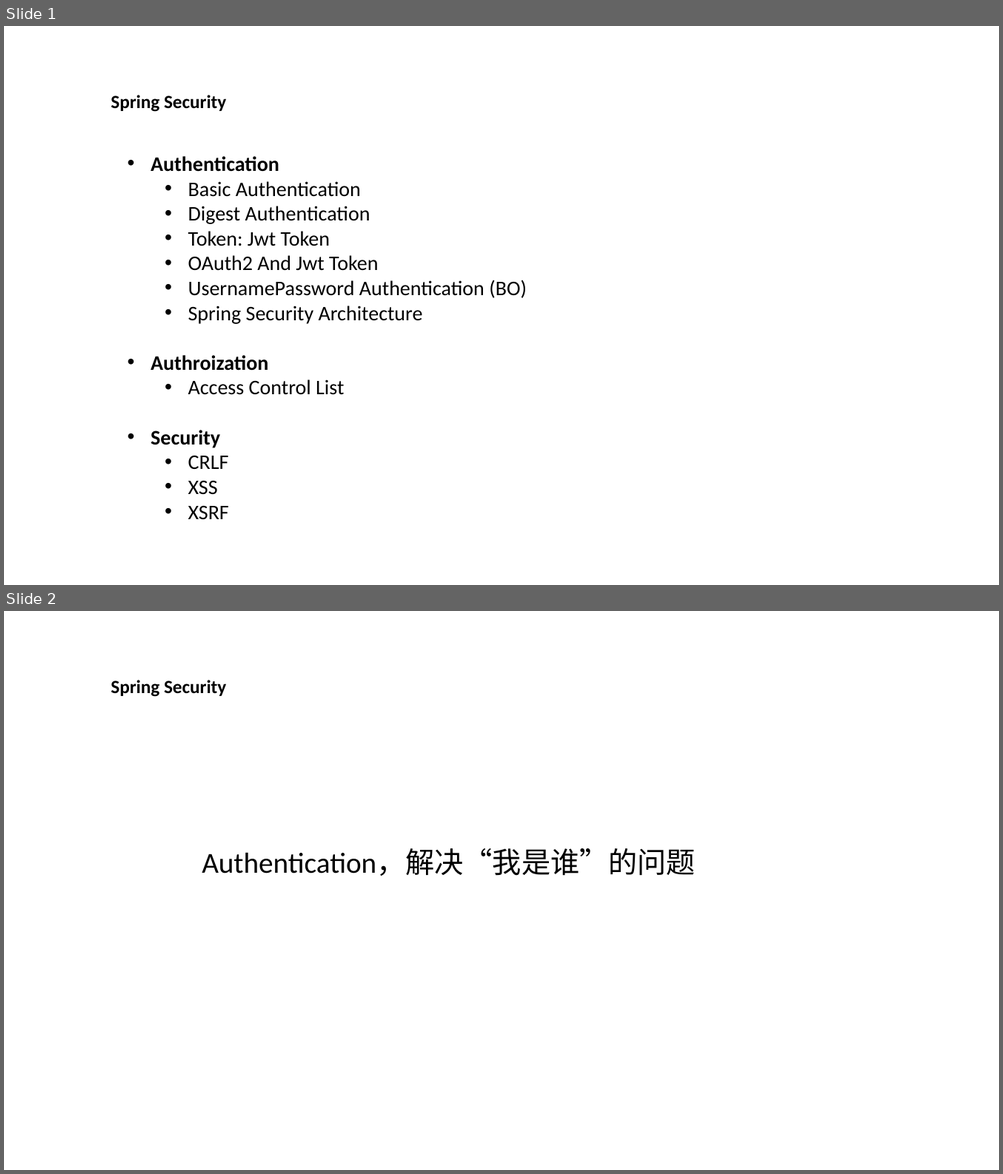
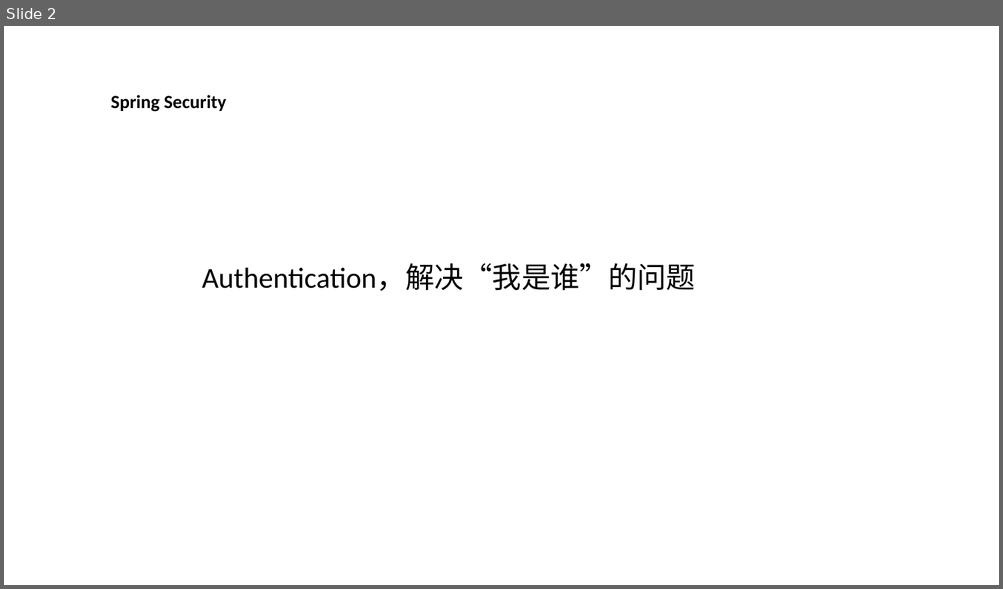
Before and after one commit to plumnx/DIALY, a slide deck: 2020-7-13-----Spring Security Report/Spring Security.pptx. Shown one above the other, each under a label of ours: slides 1 and 2 before the commit, slide 2 after it. The pictures are 1003x1174 and 1003x589 pixels, drawn with LibreOffice and Linux fonts; fonts in the diff are those of the drawing. Boxes give left, top, right and bottom in pixels: in the first picture for what was removed or moved away, otherwise in the second. Text is boxed around its words. In the diff, an @@ line names an element or a change of style, - is before the commit and + after.

```diff
--- a/2020-7-13-----Spring Security Report/Spring Security.pptx
+++ b/2020-7-13-----Spring Security Report/Spring Security.pptx
@@ slide 1 removed at (x1=4, y1=26, x2=999, y2=585), background #FFFFFF @@
@@ text removed at (x1=111, y1=95, x2=226, y2=112) @@
-Spring Security
@@ text removed at (x1=151, y1=156, x2=526, y2=520) @@
-• Authentication
-  • Basic Authentication
-  • Digest Authentication
-  • Token: Jwt Token
-  • OAuth2 And Jwt Token
-  • UsernamePassword Authentication (BO)
-  • Spring Security Architecture
-• Authroization
-  • Access Control List
-• Security
-  • CRLF
-  • XSS
-  • XSRF
```
Also in this commit, not shown: 13 slides changed, 3 slides added, 3 other slides removed.
